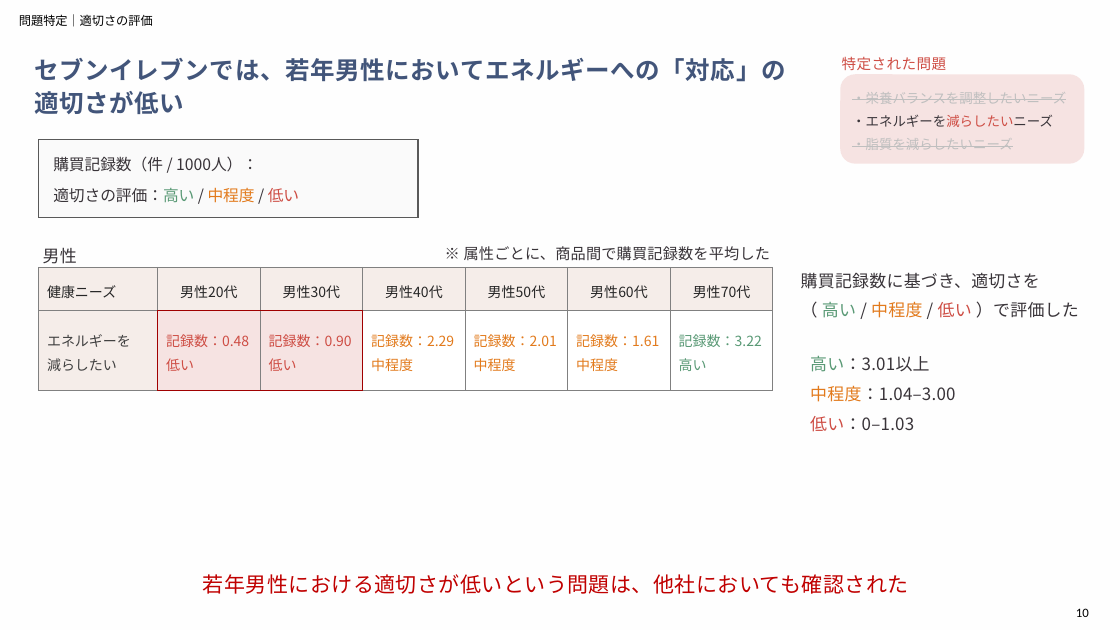
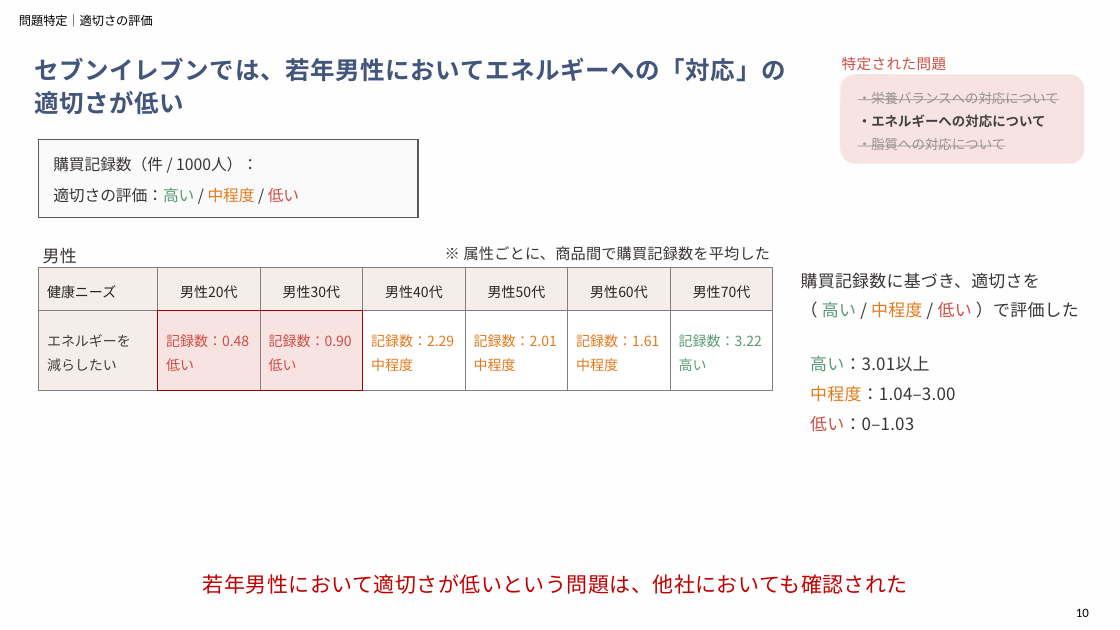
Before and after one commit to aoiseki0415/Accenture_CEO, a slide deck: slide 10 of 提出物一覧/アクセンチュア_最終報告（作成中）.pptx. Drawn at 1120x630 pixels with LibreOffice and Linux fonts; fonts in the diff are those of the drawing. Boxes give left, top, right and bottom in pixels: in the first picture for what was removed or moved away, otherwise in the second. Text is boxed around its words. In the diff, an @@ line names an element or a change of style, - is before the commit and + after.

```diff
--- a/提出物一覧/アクセンチュア_最終報告（作成中）.pptx
+++ b/提出物一覧/アクセンチュア_最終報告（作成中）.pptx
@@ text at (x1=858, y1=92, x2=1059, y2=150): text changed; text colour #BFBFBF to #595959 at 60% opacity @@
-・栄養バランスを調整したいニーズ
-・エネルギーを減らしたいニーズ
-・脂質を減らしたいニーズ
+・栄養バランスへの対応について
+・エネルギーへの対応について
+・脂質への対応について
@@ text at (x1=203, y1=574, x2=908, y2=594): text changed @@
-若年男性における適切さが低いという問題は、他社においても確認された
+若年男性において適切さが低いという問題は、他社においても確認された
```
Also in this commit, not shown: 9 other slides changed.
